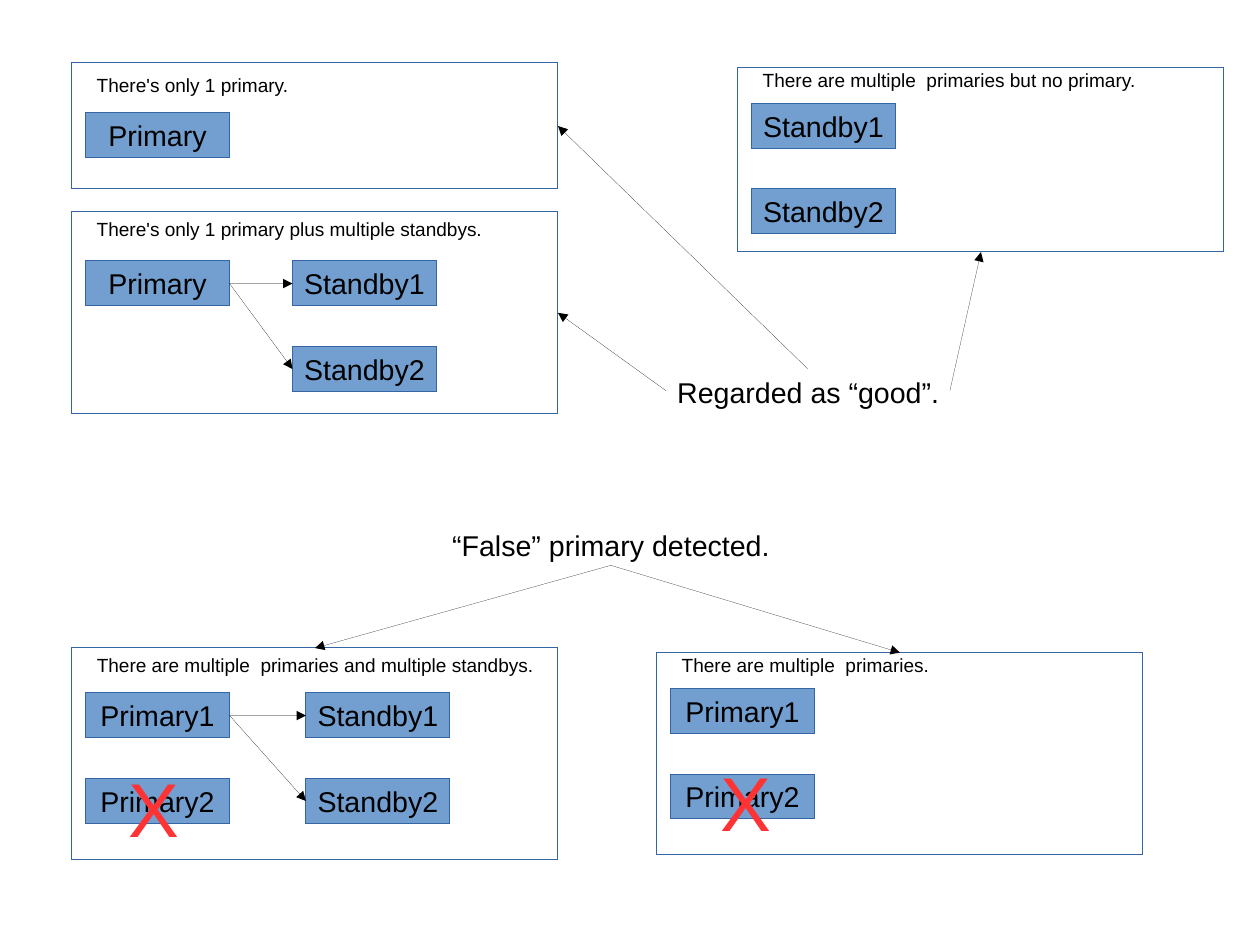
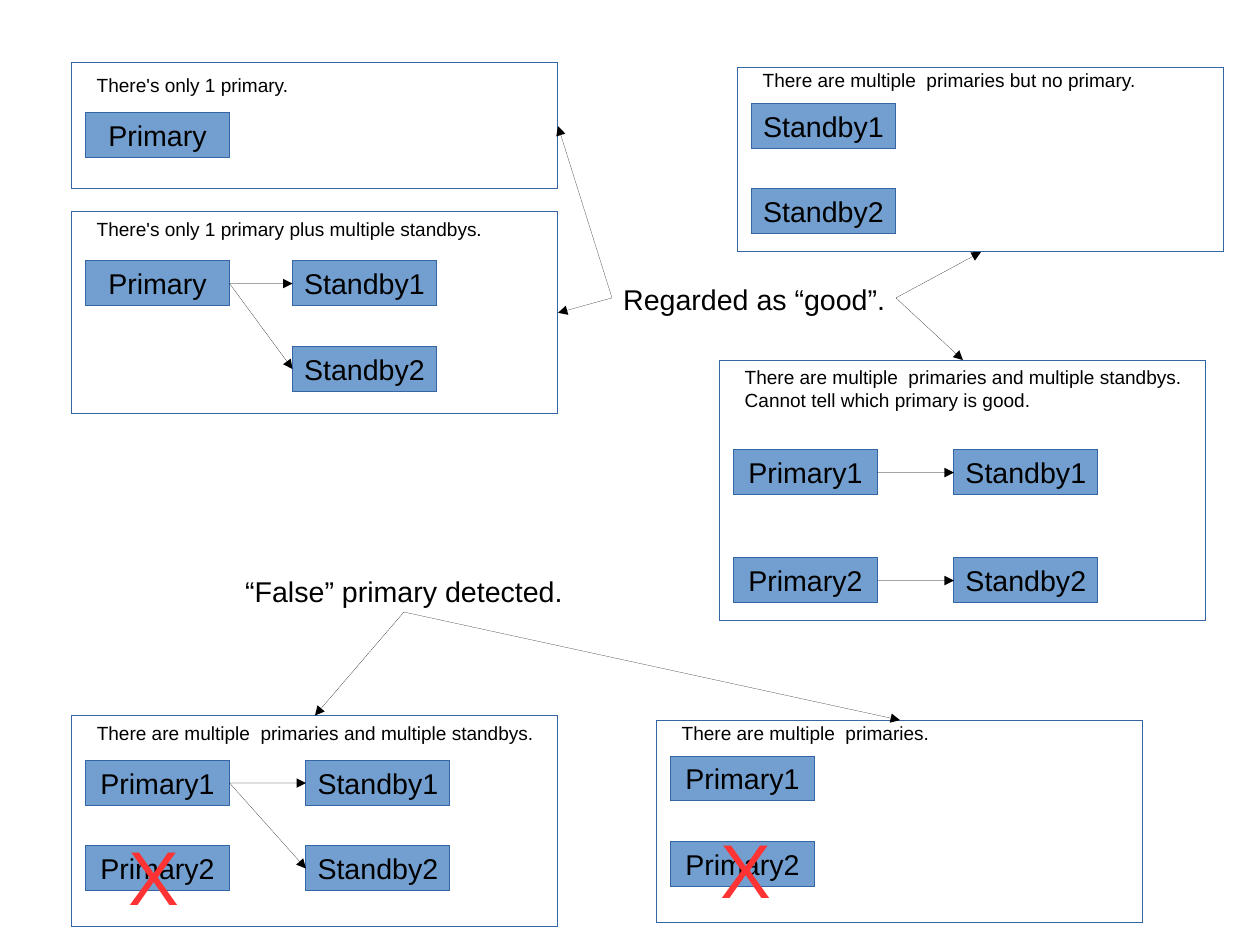
Before and after one commit to pgpool/pgpool2, a slide deck: slide 1 of doc.ja/src/figures/detach_false_primary.odp. Drawn at 1260x945 pixels with LibreOffice and Linux fonts; fonts in the diff are those of the drawing. Boxes give left, top, right and bottom in pixels: in the first picture for what was removed or moved away, otherwise in the second. Text is boxed around its words. In the diff, an @@ line names an element or a change of style, - is before the commit and + after.

Commit message:
Enhance figures explaining detach_false_primary.

```diff
--- a/doc.ja/src/figures/detach_false_primary.odp
+++ b/doc.ja/src/figures/detach_false_primary.odp
@@ arrow moved from (808, 369) - (558, 126) to (612, 298) - (558, 126) @@
@@ arrow moved from (950, 391) - (981, 252) to (896, 298) - (981, 252) @@
@@ arrow moved from (667, 391) - (558, 313) to (612, 298) - (558, 313) @@
@@ text "Regarded as “good”.": place and size @@
-text "Regarded as “good”." at <box>677,382,939,408</box>
+text "Regarded as “good”." at <box>623,289,885,316</box>
@@ arrow added from (896, 298) to (964, 360), #000000 0 pt @@
@@ rectangle added at <box>720,360,1206,621</box>, outline #3465A4 0 pt @@
@@ text added at <box>745,370,1181,411</box>, 12 pt, text #000000 @@
+There are multiple primaries and multiple standbys.
+Cannot tell which primary is good.
@@ rectangle added at <box>734,450,878,495</box>, fill #729FCF, outline #3465A4 0 pt, 18 pt, text #000000 @@
+Primary1
@@ arrow added from (878, 472) to (955, 472), #000000 0 pt @@
@@ rectangle added at <box>955,450,1099,495</box>, fill #729FCF, outline #3465A4 0 pt, 18 pt, text #000000 @@
+Standby1
@@ text "“False” primary detected.": place and size @@
-text "“False” primary detected." at <box>452,535,769,561</box>
+text "“False” primary detected." at <box>245,581,562,608</box>
@@ rectangle added at <box>734,558,878,603</box>, fill #729FCF, outline #3465A4 0 pt, 18 pt, text #000000 @@
+Primary2
@@ rectangle added at <box>955,558,1099,603</box>, fill #729FCF, outline #3465A4 0 pt, 18 pt, text #000000 @@
+Standby2
@@ arrow added from (878, 581) to (955, 581), #000000 0 pt @@
@@ arrow moved from (611, 566) - (316, 648) to (404, 612) - (316, 716) @@
@@ arrow moved from (611, 566) - (900, 653) to (404, 612) - (900, 720) @@
@@ 3 rectangles, 3 texts: place and size @@
-3 rectangles, 3 texts at <box>72,648,928,860</box>
+3 rectangles, 3 texts at <box>72,716,928,927</box>
@@ 5 rectangles, 2 arrows, 1 text: place and size @@
-5 rectangles, 2 arrows, 1 text at <box>86,653,1143,855</box>
+5 rectangles, 2 arrows, 1 text at <box>86,720,1143,923</box>
```
Also in this commit, not shown: 3 other files.
